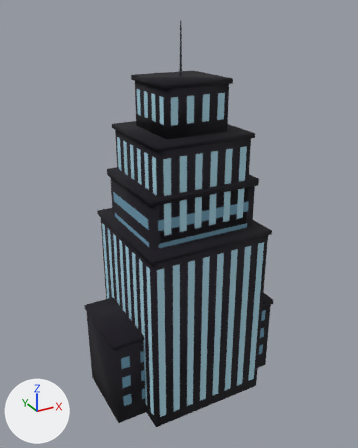
One commit to the glTF model Source/assets/fps-kit-smallcity.glb: the scene before it, then after it.
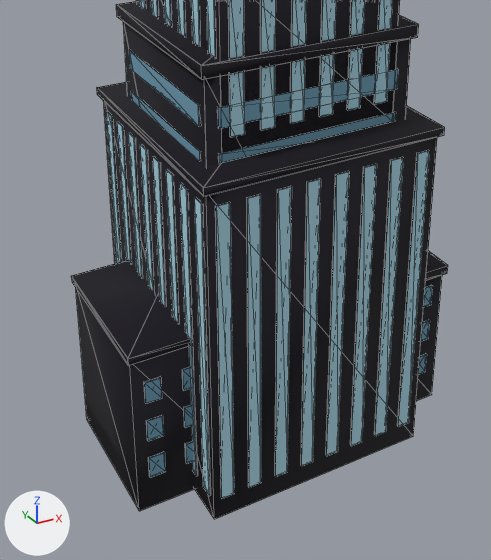
There are two pictures of each version: one whole from a camera (50 mm lens) standing at (-28.8, -51.9, 50.0) and looking at (-0.2, 0.0, 24.0), one close up on the part from 14% to 82% of the width and 37% to 100% of the height. The lights are fixed; the arrows at lower left show +X, +Y and +Z. The last two pictures show the newer version. The close-ups show mesh edges as thin lines. Vertices at exactly the same position are counted once.

Before the edit, the objects in view are built like this:
```python
me_kit_smallcity_backdrop_office = bpy.data.meshes.new('KIT_SMALLCITY_Backdrop_Office')
me_kit_smallcity_backdrop_office.from_pydata(...)  # 538 vertices, 808 faces; spans x -8.3..8.3, y -8.3..8.3, z 0.0..48.5
me_kit_smallcity_backdrop_office.materials.append(mat_pal_kit_smallcity)
me_kit_smallcity_backdrop_row = bpy.data.meshes.new('KIT_SMALLCITY_Backdrop_Row')
me_kit_smallcity_backdrop_row.from_pydata(...)  # 332 vertices, 504 faces; spans x -12.2..12.2, y -5.3..5.0, z 0.0..14.6
me_kit_smallcity_backdrop_row.materials.append(mat_pal_kit_smallcity)
me_kit_smallcity_backdrop_tower = bpy.data.meshes.new('KIT_SMALLCITY_Backdrop_Tower')
me_kit_smallcity_backdrop_tower.from_pydata(...)  # 360 vertices, 564 faces; spans x -7.3..7.3, y -6.3..6.3, z 0.0..37.3
me_kit_smallcity_backdrop_tower.materials.append(mat_pal_kit_smallcity)
ob_kit_smallcity_backdrop_office = bpy.data.objects.new('KIT_SMALLCITY_Backdrop_Office', me_kit_smallcity_backdrop_office)
ob_kit_smallcity_backdrop_office.location = (0.0, 0.0, 0.0)
ob_kit_smallcity_backdrop_row = bpy.data.objects.new('KIT_SMALLCITY_Backdrop_Row', me_kit_smallcity_backdrop_row)
ob_kit_smallcity_backdrop_row.location = (0.0, 0.0, 0.0)
ob_kit_smallcity_backdrop_tower = bpy.data.objects.new('KIT_SMALLCITY_Backdrop_Tower', me_kit_smallcity_backdrop_tower)
ob_kit_smallcity_backdrop_tower.location = (0.0, 0.0, 0.0)
```
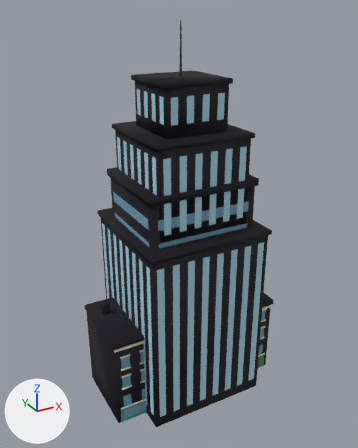
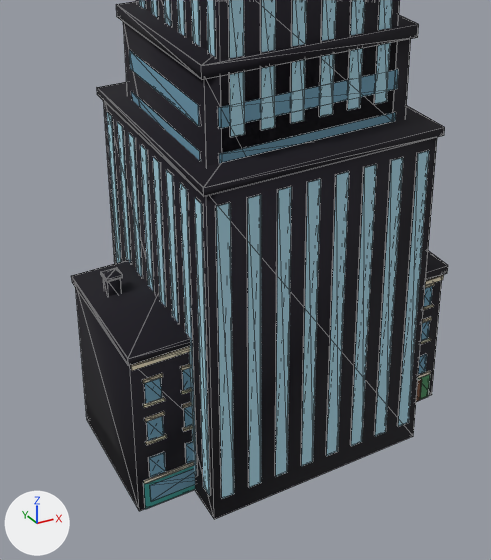
Boxes (x1, y1, x2, y2) around the edits, measured in the close-ups (491 x 560 px):
part 1 of me_kit_smallcity_backdrop_row, added
    after: (146, 434, 167, 445)
part 2 of me_kit_smallcity_backdrop_row, added
    after: (145, 412, 165, 422)
part 3 of me_kit_smallcity_backdrop_row, added
    after: (143, 397, 165, 408)
part 4 of me_kit_smallcity_backdrop_row, added
    after: (143, 373, 163, 383)
part 5 of me_kit_smallcity_backdrop_row, added
    after: (131, 346, 190, 371)
part 6 of me_kit_smallcity_backdrop_row, added (blue)
    after: (150, 468, 195, 502)
part 7 of me_kit_smallcity_backdrop_row, added
    after: (144, 462, 194, 484)
part 8 of me_kit_smallcity_backdrop_row, added (mostly hidden)
    after: (144, 275, 444, 509)
part 9 of me_kit_smallcity_backdrop_row, added
    after: (101, 267, 123, 296)

Diff of the bpy script that builds the scene:
```diff
--- a/Source/assets/fps-kit-smallcity.glb.py
+++ b/Source/assets/fps-kit-smallcity.glb.py
@@ me_kit_smallcity_backdrop_row @@
 # used by ob_kit_smallcity_backdrop_row; location = (0.0, 0.0, 0.0)
-me_kit_smallcity_backdrop_row.from_pydata(...)  # 332 vertices, 504 faces; spans x -12.2..12.2, y -5.3..5.0, z 0.0..14.6
+me_kit_smallcity_backdrop_row.from_pydata(...)  # 980 vertices, 1464 faces; spans x -12.2..12.2, y -5.3..5.0, z 0.0..16.1
+# me_kit_smallcity_backdrop_row part 1: a new loose piece, a box spanning x -11.3..-9.9, y -5.2..-4.95, z 5.34..5.48, in mat_pal_kit_smallcity
+# me_kit_smallcity_backdrop_row part 2: a new loose piece, a box spanning x -11.26..-9.94, y -5.14..-4.95, z 7.16..7.36, in mat_pal_kit_smallcity
+# me_kit_smallcity_backdrop_row part 3: a new loose piece, a box spanning x -11.3..-9.9, y -5.2..-4.95, z 8.34..8.48, in mat_pal_kit_smallcity
+# me_kit_smallcity_backdrop_row part 4: a new loose piece, a box spanning x -11.26..-9.94, y -5.14..-4.95, z 10.16..10.36, in mat_pal_kit_smallcity
+# me_kit_smallcity_backdrop_row part 5: a new loose piece, a box spanning x -11.97..-4.03, y -5.22..-4.95, z 11.45..11.8, in mat_pal_kit_smallcity
+# me_kit_smallcity_backdrop_row part 6: a new loose piece, a box spanning x -11.2..-7.0, y -5.14..-5.097, z 0.5..1.9, in mat_pal_kit_smallcity
+# me_kit_smallcity_backdrop_row part 7: a new loose piece, a box spanning x -11.6..-4.4, y -5.16..-5.097, z 2.2..2.45, in mat_pal_kit_smallcity
+# me_kit_smallcity_backdrop_row part 8: 248 vertices added at x -11.6..12.0, y -5.2..-4.9, z 0.0..13.8
+# me_kit_smallcity_backdrop_row part 9: 16 vertices added at x -11.0..-9.8, y 1.4..2.4, z 11.9..13.9
+# other edits to the shape of me_kit_smallcity_backdrop_row do not show in these pictures
 me_kit_smallcity_backdrop_row.materials.append(mat_pal_kit_smallcity)
```
